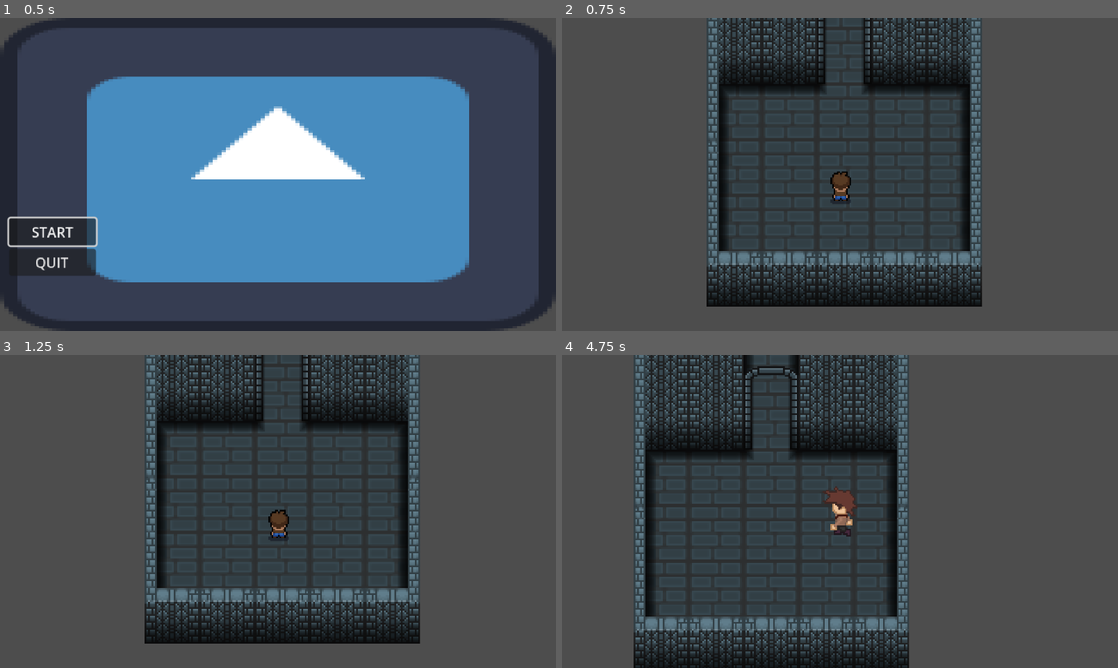
Above: before the commit, frames 1-4 (two rows, left to right).
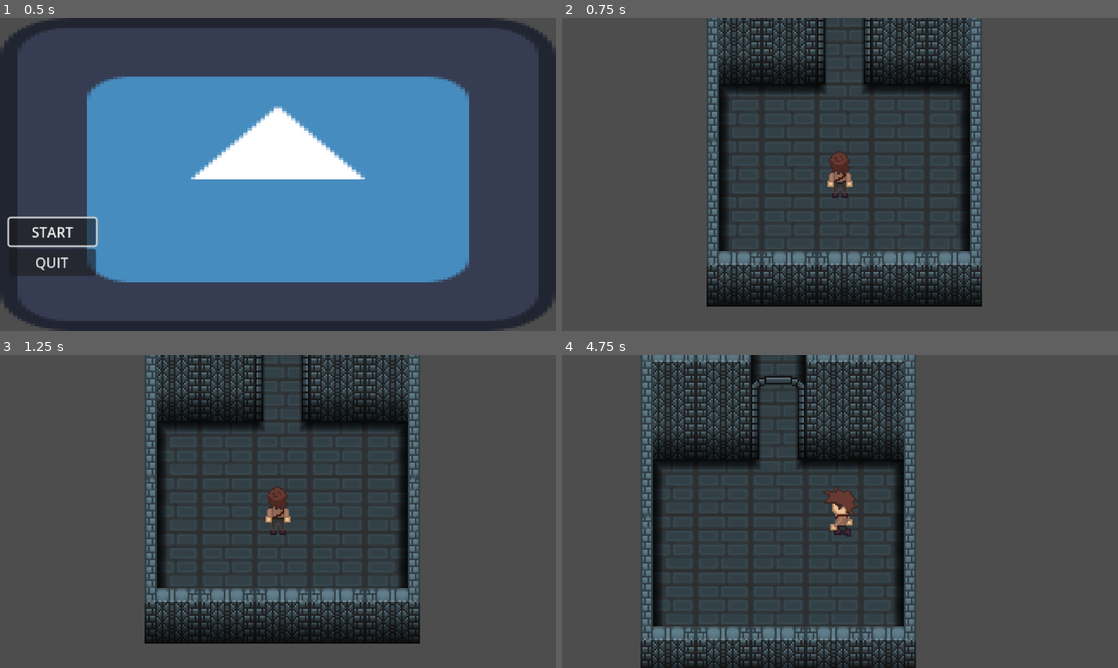
Above: after the commit, the same moments.

Repository: Travisbui/Capstone-Project
Game: Godot game, scene res://scenes/menu.tscn
The game is run twice, just before and just after one commit, with the same random seed, the same clock (stepped at 60 frames per second) and the same inputs. The engine's default icon, where the game draws it, is replaced by a stand-in: a white triangle on a blue panel in a dark square.
Inputs:
- Up to frame 1 (0.5 s): no input
- Up to frame 2 (0.75 s): click "START" at 0.5 s
- Up to frame 3 (1.25 s): no input
- Up to frame 4 (4.75 s): tap Enter at 1.25 s; hold Right (ui_right) 1.28-2.03 s; hold Down (ui_down) 2.03-2.78 s; hold Right (ui_right) 2.78-3.53 s; hold Up (ui_up) 3.53-4.28 s; hold Left (ui_left) from 4.28 s (still down)

Frame 1 is identical in both runs. In frame 2, 0.5% of the frame differs, in the area x 47-53%, y 42-60%; in frame 3, 0.5%; in frame 4, 20%, in the area x 12-64%, y 0-100%.

Commit message:
character idle in

Diff:
--- a/scenes/player.tscn
+++ b/scenes/player.tscn
@@ -1,38 +1,48 @@
-[gd_scene load_steps=61 format=3 uid="uid://cw1xpgcgaajg5"]
-
-[ext_resource type="Texture2D" uid="uid://cmjuo4rjd0mao" path="res://placeholders (DELETE LATER)/sprites/characters/player.png" id="1_ppt5m"]
+[gd_scene load_steps=64 format=3 uid="uid://cw1xpgcgaajg5"]
+
 [ext_resource type="Script" path="res://scripts/player.gd" id="1_qhjps"]
+[ext_resource type="Texture2D" uid="uid://bwriyaagbubnk" path="res://art/facing up idle-0001-sheet.png" id="2_tyoov"]
 [ext_resource type="Texture2D" uid="uid://c0mxlnslcundl" path="res://art/walking up(forward)-Sheet-Sheet-Sheet.png" id="3_3v6di"]
 [ext_resource type="Texture2D" uid="uid://b66xbt3hpboeq" path="res://art/death animation-Sheet-export.png" id="4_foipq"]
+[ext_resource type="Texture2D" uid="uid://cblludwsh54d8" path="res://art/down idle sprite sheet-sheet.png" id="5_ejhvy"]
 [ext_resource type="Texture2D" uid="uid://bnxlxq08kli66" path="res://art/walking down sprite sheet-Sheet-export.png" id="5_lhxrm"]
 [ext_resource type="Texture2D" uid="uid://x4bo8mgu8oxi" path="res://art/WALKING CHARACTER-Recovered-Sheet.png" id="6_7j3bn"]
+[ext_resource type="Texture2D" uid="uid://dovf1cbg4f3fa" path="res://art/side_idle_real.png" id="7_tvt1j"]
 
 [sub_resource type="RectangleShape2D" id="RectangleShape2D_fxwtt"]
-size = Vector2(13, 2)
-
-[sub_resource type="AtlasTexture" id="AtlasTexture_6xtca"]
-atlas = ExtResource("1_ppt5m")
-region = Rect2(0, 96, 48, 48)
-
-[sub_resource type="AtlasTexture" id="AtlasTexture_ex7ta"]
-atlas = ExtResource("1_ppt5m")
-region = Rect2(48, 96, 48, 48)
-
-[sub_resource type="AtlasTexture" id="AtlasTexture_d06yi"]
-atlas = ExtResource("1_ppt5m")
-region = Rect2(96, 96, 48, 48)
-
-[sub_resource type="AtlasTexture" id="AtlasTexture_ij2hi"]
-atlas = ExtResource("1_ppt5m")
-region = Rect2(144, 96, 48, 48)
-
-[sub_resource type="AtlasTexture" id="AtlasTexture_31y7q"]
-atlas = ExtResource("1_ppt5m")
-region = Rect2(192, 96, 48, 48)
-
-[sub_resource type="AtlasTexture" id="AtlasTexture_xhym1"]
-atlas = ExtResource("1_ppt5m")
-region = Rect2(240, 96, 48, 48)
+size = Vector2(13, 3)
+
+[sub_resource type="AtlasTexture" id="AtlasTexture_lk5ul"]
+atlas = ExtResource("2_tyoov")
+region = Rect2(0, 0, 32, 32)
+
+[sub_resource type="AtlasTexture" id="AtlasTexture_3o2k1"]
+atlas = ExtResource("2_tyoov")
+region = Rect2(32, 0, 32, 32)
+
+[sub_resource type="AtlasTexture" id="AtlasTexture_exbke"]
+atlas = ExtResource("2_tyoov")
+region = Rect2(64, 0, 32, 32)
+
+[sub_resource type="AtlasTexture" id="AtlasTexture_kmvvn"]
+atlas = ExtResource("2_tyoov")
+region = Rect2(96, 0, 32, 32)
+
+[sub_resource type="AtlasTexture" id="AtlasTexture_rn7pw"]
+atlas = ExtResource("2_tyoov")
+region = Rect2(128, 0, 32, 32)
+
+[sub_resource type="AtlasTexture" id="AtlasTexture_bxayf"]
+atlas = ExtResource("2_tyoov")
+region = Rect2(160, 0, 32, 32)
+
+[sub_resource type="AtlasTexture" id="AtlasTexture_i8hp8"]
+atlas = ExtResource("2_tyoov")
+region = Rect2(192, 0, 32, 32)
+
+[sub_resource type="AtlasTexture" id="AtlasTexture_wyh4v"]
+atlas = ExtResource("2_tyoov")
+region = Rect2(224, 0, 32, 32)
 
 [sub_resource type="AtlasTexture" id="AtlasTexture_08b55"]
 atlas = ExtResource("3_3v6di")
@@ -122,29 +132,25 @@
 atlas = ExtResource("4_foipq")
 region = Rect2(855, 0, 57, 76)
 
-[sub_resource type="AtlasTexture" id="AtlasTexture_03way"]
-atlas = ExtResource("1_ppt5m")
-region = Rect2(0, 0, 48, 48)
-
-[sub_resource type="AtlasTexture" id="AtlasTexture_l1q2w"]
-atlas = ExtResource("1_ppt5m")
-region = Rect2(48, 0, 48, 48)
-
-[sub_resource type="AtlasTexture" id="AtlasTexture_46oxy"]
-atlas = ExtResource("1_ppt5m")
-region = Rect2(96, 0, 48, 48)
-
-[sub_resource type="AtlasTexture" id="AtlasTexture_2jhui"]
-atlas = ExtResource("1_ppt5m")
-region = Rect2(144, 0, 48, 48)
-
-[sub_resource type="AtlasTexture" id="AtlasTexture_ncnfp"]
-atlas = ExtResource("1_ppt5m")
-region = Rect2(192, 0, 48, 48)
-
-[sub_resource type="AtlasTexture" id="AtlasTexture_pe3ov"]
-atlas = ExtResource("1_ppt5m")
-region = Rect2(240, 0, 48, 48)
+[sub_resource type="AtlasTexture" id="AtlasTexture_1wkm5"]
+atlas = ExtResource("5_ejhvy")
+region = Rect2(0, 0, 31, 32)
+
+[sub_resource type="AtlasTexture" id="AtlasTexture_mtbw0"]
+atlas = ExtResource("5_ejhvy")
+region = Rect2(31, 0, 31, 32)
+
+[sub_resource type="AtlasTexture" id="AtlasTexture_5bxl7"]
+atlas = ExtResource("5_ejhvy")
+region = Rect2(62, 0, 31, 32)
+
+[sub_resource type="AtlasTexture" id="AtlasTexture_aewsm"]
+atlas = ExtResource("5_ejhvy")
+region = Rect2(93, 0, 31, 32)
+
+[sub_resource type="AtlasTexture" id="AtlasTexture_8egf6"]
+atlas = ExtResource("5_ejhvy")
+region = Rect2(124, 0, 31, 32)
 
 [sub_resource type="AtlasTexture" id="AtlasTexture_340de"]
 atlas = ExtResource("5_lhxrm")
@@ -170,29 +176,29 @@
 atlas = ExtResource("5_lhxrm")
 region = Rect2(160, 0, 32, 32)
 
-[sub_resource type="AtlasTexture" id="AtlasTexture_cvb3v"]
-atlas = ExtResource("1_ppt5m")
-region = Rect2(0, 48, 48, 48)
-
-[sub_resource type="AtlasTexture" id="AtlasTexture_nvisd"]
-atlas = ExtResource("1_ppt5m")
-region = Rect2(48, 48, 48, 48)
-
-[sub_resource type="AtlasTexture" id="AtlasTexture_eydnp"]
-atlas = ExtResource("1_ppt5m")
-region = Rect2(96, 48, 48, 48)
-
-[sub_resource type="AtlasTexture" id="AtlasTexture_n6ohn"]
-atlas = ExtResource("1_ppt5m")
-region = Rect2(144, 48, 48, 48)
-
-[sub_resource type="AtlasTexture" id="AtlasTexture_njl4w"]
-atlas = ExtResource("1_ppt5m")
-region = Rect2(192, 48, 48, 48)
-
-[sub_resource type="AtlasTexture" id="AtlasTexture_0rijm"]
-atlas = ExtResource("1_ppt5m")
-region = Rect2(240, 48, 48, 48)
+[sub_resource type="AtlasTexture" id="AtlasTexture_jk6du"]
+atlas = ExtResource("7_tvt1j")
+region = Rect2(0, 0, 32, 38)
+
+[sub_resource type="AtlasTexture" id="AtlasTexture_2jpd5"]
+atlas = ExtResource("7_tvt1j")
+region = Rect2(32, 0, 32, 38)
+
+[sub_resource type="AtlasTexture" id="AtlasTexture_8qjhk"]
+atlas = ExtResource("7_tvt1j")
+region = Rect2(64, 0, 32, 38)
+
+[sub_resource type="AtlasTexture" id="AtlasTexture_jvlt4"]
+atlas = ExtResource("7_tvt1j")
+region = Rect2(96, 0, 32, 38)
+
+[sub_resource type="AtlasTexture" id="AtlasTexture_c3nlu"]
+atlas = ExtResource("7_tvt1j")
+region = Rect2(128, 0, 32, 38)
+
+[sub_resource type="AtlasTexture" id="AtlasTexture_m6m25"]
+atlas = ExtResource("7_tvt1j")
+region = Rect2(160, 0, 32, 38)
 
 [sub_resource type="AtlasTexture" id="AtlasTexture_t1okx"]
 atlas = ExtResource("6_7j3bn")
@@ -222,22 +228,28 @@
 animations = [{
 "frames": [{
 "duration": 1.0,
-"texture": SubResource("AtlasTexture_6xtca")
-}, {
-"duration": 1.0,
-"texture": SubResource("AtlasTexture_ex7ta")
-}, {
-"duration": 1.0,
-"texture": SubResource("AtlasTexture_d06yi")
-}, {
-"duration": 1.0,
-"texture": SubResource("AtlasTexture_ij2hi")
-}, {
-"duration": 1.0,
-"texture": SubResource("AtlasTexture_31y7q")
-}, {
-"duration": 1.0,
-"texture": SubResource("AtlasTexture_xhym1")
+"texture": SubResource("AtlasTexture_lk5ul")
+}, {
+"duration": 1.0,
+"texture": SubResource("AtlasTexture_3o2k1")
+}, {
+"duration": 1.0,
+"texture": SubResource("AtlasTexture_exbke")
+}, {
+"duration": 1.0,
+"texture": SubResource("AtlasTexture_kmvvn")
+}, {
+"duration": 1.0,
+"texture": SubResource("AtlasTexture_rn7pw")
+}, {
+"duration": 1.0,
+"texture": SubResource("AtlasTexture_bxayf")
+}, {
+"duration": 1.0,
+"texture": SubResource("AtlasTexture_i8hp8")
+}, {
+"duration": 1.0,
+"texture": SubResource("AtlasTexture_wyh4v")
 }],
 "loop": true,
 "name": &"back_idle",
@@ -321,22 +333,19 @@
 }, {
 "frames": [{
 "duration": 1.0,
-"texture": SubResource("AtlasTexture_03way")
-}, {
-"duration": 1.0,
-"texture": SubResource("AtlasTexture_l1q2w")
-}, {
-"duration": 1.0,
-"texture": SubResource("AtlasTexture_46oxy")
-}, {
-"duration": 1.0,
-"texture": SubResource("AtlasTexture_2jhui")
-}, {
-"duration": 1.0,
-"texture": SubResource("AtlasTexture_ncnfp")
-}, {
-"duration": 1.0,
-"texture": SubResource("AtlasTexture_pe3ov")
+"texture": SubResource("AtlasTexture_1wkm5")
+}, {
+"duration": 1.0,
+"texture": SubResource("AtlasTexture_mtbw0")
+}, {
+"duration": 1.0,
+"texture": SubResource("AtlasTexture_5bxl7")
+}, {
+"duration": 1.0,
+"texture": SubResource("AtlasTexture_aewsm")
+}, {
+"duration": 1.0,
+"texture": SubResource("AtlasTexture_8egf6")
 }],
 "loop": true,
 "name": &"front_idle",
@@ -367,22 +376,22 @@
 }, {
 "frames": [{
 "duration": 1.0,
-"texture": SubResource("AtlasTexture_cvb3v")
-}, {
-"duration": 1.0,
-"texture": SubResource("AtlasTexture_nvisd")
-}, {
-"duration": 1.0,
-"texture": SubResource("AtlasTexture_eydnp")
-}, {
-"duration": 1.0,
-"texture": SubResource("AtlasTexture_n6ohn")
-}, {
-"duration": 1.0,
-"texture": SubResource("AtlasTexture_njl4w")
-}, {
-"duration": 1.0,
-"texture": SubResource("AtlasTexture_0rijm")
+"texture": SubResource("AtlasTexture_jk6du")
+}, {
+"duration": 1.0,
+"texture": SubResource("AtlasTexture_2jpd5")
+}, {
+"duration": 1.0,
+"texture": SubResource("AtlasTexture_8qjhk")
+}, {
+"duration": 1.0,
+"texture": SubResource("AtlasTexture_jvlt4")
+}, {
+"duration": 1.0,
+"texture": SubResource("AtlasTexture_c3nlu")
+}, {
+"duration": 1.0,
+"texture": SubResource("AtlasTexture_m6m25")
 }],
 "loop": true,
 "name": &"side_idle",
@@ -418,9 +427,9 @@
 script = ExtResource("1_qhjps")
 
 [node name="CollisionShape2D" type="CollisionShape2D" parent="."]
-position = Vector2(0.5, 16)
+position = Vector2(0, 13.5)
 shape = SubResource("RectangleShape2D_fxwtt")
 
 [node name="AnimatedSprite2D" type="AnimatedSprite2D" parent="."]
 sprite_frames = SubResource("SpriteFrames_wigtt")
-animation = &"back_idle"
+animation = &"side_idle"
--- a/scripts/player.gd
+++ b/scripts/player.gd
@@ -1,6 +1,6 @@
 extends CharacterBody2D
 
-const speed = 30
+const speed = 35
 var current_dir = "none"
 var push_force = 500.0
 
Not shown, added: art/ArrowBackwards.png.import
Not shown, added: art/SingleBrownVase.png.import
Not shown, added: art/down idle sprite sheet-sheet.png.import
Not shown, added: art/facing up idle-0001-sheet.png.import
Binary file added: art/side_idle.png
Not shown, added: art/side_idle.png.import
Binary file added: art/side_idle_real.png
Not shown, added: art/side_idle_real.png.import
